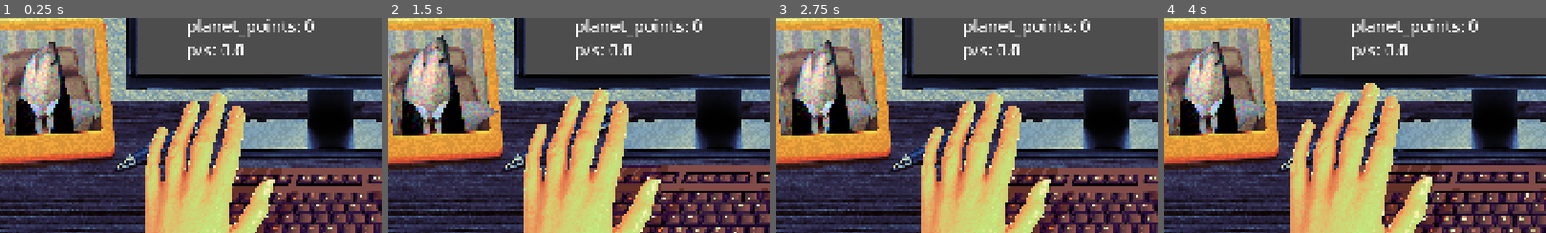
Above: before the commit, frames 1-4 (left to right).
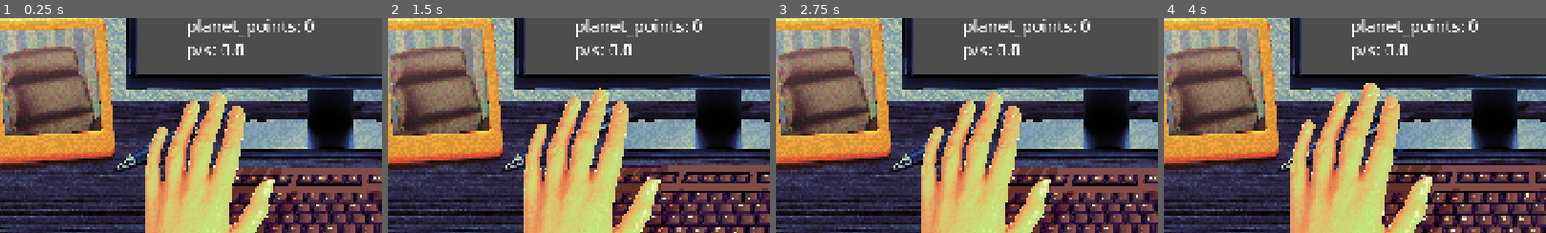
Above: after the commit, the same moments.

Repository: Clansayo/FlamanteGameJam
Game: Godot game, scene res://scenes/Main/MainScene.tscn
Two runs of this game, one before a commit and one after it. Both use one fixed random seed, a clock stepped at 60 frames per second and the inputs below. This scene is started directly instead of the project's main scene.
Inputs (mouse positions are % of the whole screen's width and height, from its top left):
- Up to frame 1 (0.25 s): no input
- Up to frame 2 (1.5 s): click (51, 86) at 0.5 s; move the mouse to (12, 61) at 1.27 s; press the mouse at (12, 61) at 1.28 s; hold D (move_right) from 1.28 s (still down)
- Up to frame 3 (2.75 s): move the mouse to (30, 55) at 2.02 s; release D (move_right) at 2.03 s; release the mouse at (30, 55) at 2.03 s; hold S (move_down) from 2.03 s (still down); click (30, 55) at 2.1 s
- Up to frame 4 (4 s): move the mouse to (60, 28) at 2.77 s; release S (move_down) at 2.78 s; press the mouse at (60, 28) at 2.78 s; hold D (move_right) 2.78-3.53 s; move the mouse to (45, 70) at 3.52 s; release the mouse at (45, 70) at 3.53 s; hold W (move_up) from 3.53 s (still down); click (45, 70) at 3.6 s
The pictures show only the part of the screen within x 6-56%, y 44-94%; the shares and areas given below are measured in that part.

The runs differ from the first frame. In frame 1, 5.3% of the frame differs, in the area x 4-27%, y 11-55%; in frame 2, 6.2%, in the area x 3-29%, y 8-55%; in frame 3, 5.4%; in frame 4, 5.3%.

Commit message:
Montaje de animaciones de tiburon

Diff:
--- a/resources/Animations/Ferran.tres
+++ b/resources/Animations/Ferran.tres
@@ -1,17 +1,57 @@
 [gd_resource type="SpriteFrames" format=3 uid="uid://di878oetghqop"]
 
-[ext_resource type="Texture2D" uid="uid://catqb4ab0lh2s" path="res://resources/sprites/JefeFerranTalk/Jefe 1T idle2.png" id="1_paapj"]
-[ext_resource type="Texture2D" uid="uid://7o3n1opjnos0" path="res://resources/sprites/JefeFerranTalk/Jefe 1T idle3.png" id="2_w7i3l"]
-[ext_resource type="Texture2D" uid="uid://ch0t2r8beamfx" path="res://resources/sprites/JefeFerranTalk/Jefe 1T idle4.png" id="3_iuynb"]
-[ext_resource type="Texture2D" uid="uid://bjou7wesd3v05" path="res://resources/sprites/JefeFerranTalk/Jefe 1T idle5.png" id="4_07di0"]
-[ext_resource type="Texture2D" uid="uid://b21fr5peswxoq" path="res://resources/sprites/JefeFerranTalk/Jefe 1T idle.png" id="5_15ob1"]
-[ext_resource type="Texture2D" uid="uid://ceyjq03mj54d6" path="res://resources/sprites/JefeFerranTalk/Jefe 0T.png" id="6_15ob1"]
-[ext_resource type="Texture2D" uid="uid://dm6c8lhsfdwmg" path="res://resources/sprites/JefeFerranTalk/Jefe 2T.png" id="7_he2g1"]
-[ext_resource type="Texture2D" uid="uid://sbth648n3ve8" path="res://resources/sprites/JefeFerranTalk/Jefe 3T.png" id="8_okn5g"]
-[ext_resource type="Texture2D" uid="uid://c478ksbs81gig" path="res://resources/sprites/JefeFerranTalk/Jefe 4T.png" id="9_eylbx"]
+[ext_resource type="Texture2D" uid="uid://cubbg0tvlvdri" path="res://resources/sprites/JefeFerran/Enfadaillo/Enfado1png.png" id="1_inqr5"]
+[ext_resource type="Texture2D" path="res://resources/sprites/JefeFerranTalk/Jefe 1T idle2.png" id="1_paapj"]
+[ext_resource type="Texture2D" uid="uid://88mnrvc4xpqy" path="res://resources/sprites/JefeFerran/Enfadaillo/Enfado2png.png" id="2_tosvy"]
+[ext_resource type="Texture2D" path="res://resources/sprites/JefeFerranTalk/Jefe 1T idle3.png" id="2_w7i3l"]
+[ext_resource type="Texture2D" path="res://resources/sprites/JefeFerranTalk/Jefe 1T idle4.png" id="3_iuynb"]
+[ext_resource type="Texture2D" uid="uid://d1xnl162jd4mg" path="res://resources/sprites/JefeFerran/Enfadaillo/Enfado3png.png" id="3_mtglk"]
+[ext_resource type="Texture2D" path="res://resources/sprites/JefeFerranTalk/Jefe 1T idle5.png" id="4_07di0"]
+[ext_resource type="Texture2D" uid="uid://f5bfn6u36042" path="res://resources/sprites/JefeFerran/Enfadaillo/Enfado4png.png" id="4_hdyhr"]
+[ext_resource type="Texture2D" path="res://resources/sprites/JefeFerranTalk/Jefe 1T idle.png" id="5_15ob1"]
+[ext_resource type="Texture2D" uid="uid://b3foh3qlurhw8" path="res://resources/sprites/JefeFerran/Enfadaillo/Enfado5png.png" id="5_ts80s"]
+[ext_resource type="Texture2D" path="res://resources/sprites/JefeFerranTalk/Jefe 0T.png" id="6_15ob1"]
+[ext_resource type="Texture2D" path="res://resources/sprites/JefeFerranTalk/Jefe 2T.png" id="7_he2g1"]
+[ext_resource type="Texture2D" path="res://resources/sprites/JefeFerranTalk/Jefe 3T.png" id="8_okn5g"]
+[ext_resource type="Texture2D" path="res://resources/sprites/JefeFerranTalk/Jefe 4T.png" id="9_eylbx"]
+[ext_resource type="Texture2D" uid="uid://cdot703qd5h8s" path="res://resources/sprites/JefeFerran/MuyContento2/JefeMuyFeliz1.png" id="11_ncelw"]
+[ext_resource type="Texture2D" uid="uid://csjdw0x7cylvf" path="res://resources/sprites/JefeFerran/MuyContento2/JefeMuyFeliz2.png" id="12_gxk51"]
+[ext_resource type="Texture2D" uid="uid://deyygmjiq3ed5" path="res://resources/sprites/JefeFerran/MuyContento2/JefeMuyFeliz3.png" id="13_x502e"]
+[ext_resource type="Texture2D" uid="uid://b7xf5ni36kjc4" path="res://resources/sprites/JefeFerran/MuyContento2/JefeMuyFeliz4.png" id="14_amfol"]
+[ext_resource type="Texture2D" uid="uid://d34j3o5221m5h" path="res://resources/sprites/JefeFerran/MuyContento2/JefeMuyFeliz5.png" id="15_ixwbx"]
+[ext_resource type="Texture2D" uid="uid://5dupf6e55rh2" path="res://resources/sprites/JefeFerran/MUYEnfadao2/MuyEnfadao1.png" id="16_ncelw"]
+[ext_resource type="Texture2D" uid="uid://cpufp67ss380f" path="res://resources/sprites/JefeFerran/MUYEnfadao2/MuyEnfadao2.png" id="17_gxk51"]
+[ext_resource type="Texture2D" uid="uid://chqm2fmw2161l" path="res://resources/sprites/JefeFerran/MUYEnfadao2/MuyEnfadao3.png" id="18_x502e"]
+[ext_resource type="Texture2D" uid="uid://bqh0w7hito7wu" path="res://resources/sprites/JefeFerran/MUYEnfadao2/MuyEnfadao4.png" id="19_amfol"]
+[ext_resource type="Texture2D" uid="uid://whwpbq5g77hm" path="res://resources/sprites/JefeFerran/MUYEnfadao2/MuyEnfadao5.png" id="20_ixwbx"]
+[ext_resource type="Texture2D" uid="uid://i8whs3xyndmt" path="res://resources/sprites/JefeFerran/VacacionesContento1/vacaciones2.png" id="21_54oty"]
+[ext_resource type="Texture2D" uid="uid://y28bch4tvpm4" path="res://resources/sprites/JefeFerran/VacacionesContento1/vacaciones3.png" id="22_kweu8"]
+[ext_resource type="Texture2D" uid="uid://dia1d6s3yebky" path="res://resources/sprites/JefeFerran/VacacionesContento1/vacaciones4.png" id="23_b78h3"]
+[ext_resource type="Texture2D" uid="uid://b6a4dp7nbe07" path="res://resources/sprites/JefeFerran/VacacionesContento1/vacaciones5.png" id="24_ykm8c"]
+[ext_resource type="Texture2D" uid="uid://bmrf4vaf7do2o" path="res://resources/sprites/JefeFerran/VacacionesContento1/vacaciones.png" id="25_1f6sl"]
 
 [resource]
 animations = [{
+"frames": [{
+"duration": 1.0,
+"texture": ExtResource("1_inqr5")
+}, {
+"duration": 1.0,
+"texture": ExtResource("2_tosvy")
+}, {
+"duration": 1.0,
+"texture": ExtResource("3_mtglk")
+}, {
+"duration": 1.0,
+"texture": ExtResource("4_hdyhr")
+}, {
+"duration": 1.0,
+"texture": ExtResource("5_ts80s")
+}],
+"loop": 1,
+"name": &"Enfadao",
+"speed": 8.0
+}, {
 "frames": [{
 "duration": 1.0,
 "texture": ExtResource("1_paapj")
@@ -34,6 +74,66 @@
 }, {
 "frames": [{
 "duration": 1.0,
+"texture": ExtResource("11_ncelw")
+}, {
+"duration": 1.0,
+"texture": ExtResource("12_gxk51")
+}, {
+"duration": 1.0,
+"texture": ExtResource("13_x502e")
+}, {
+"duration": 1.0,
+"texture": ExtResource("14_amfol")
+}, {
+"duration": 1.0,
+"texture": ExtResource("15_ixwbx")
+}],
+"loop": 1,
+"name": &"Muy contento",
+"speed": 6.0
+}, {
+"frames": [{
+"duration": 1.0,
+"texture": ExtResource("16_ncelw")
+}, {
+"duration": 1.0,
+"texture": ExtResource("17_gxk51")
+}, {
+"duration": 1.0,
+"texture": ExtResource("18_x502e")
+}, {
+"duration": 1.0,
+"texture": ExtResource("19_amfol")
+}, {
+"duration": 1.0,
+"texture": ExtResource("20_ixwbx")
+}],
+"loop": 1,
+"name": &"Muy enfadao",
+"speed": 8.0
+}, {
+"frames": [{
+"duration": 1.0,
+"texture": ExtResource("21_54oty")
+}, {
+"duration": 1.0,
+"texture": ExtResource("22_kweu8")
+}, {
+"duration": 1.0,
+"texture": ExtResource("23_b78h3")
+}, {
+"duration": 1.0,
+"texture": ExtResource("24_ykm8c")
+}, {
+"duration": 1.0,
+"texture": ExtResource("25_1f6sl")
+}],
+"loop": 1,
+"name": &"Vacaciones",
+"speed": 8.0
+}, {
+"frames": [{
+"duration": 1.0,
 "texture": ExtResource("6_15ob1")
 }, {
 "duration": 1.0,
--- a/scenes/Main/MainScene.tscn
+++ b/scenes/Main/MainScene.tscn
@@ -36,7 +36,7 @@
 sprite_frames = ExtResource("2_nfu33")
 animation = &"Idle"
 autoplay = "Idle"
-frame_progress = 0.7510335
+frame_progress = 0.070138976
 script = ExtResource("4_xqmat")
 
 [node name="Area2D" type="Area2D" parent="UI/FerranSprite" unique_id=2112651625]
